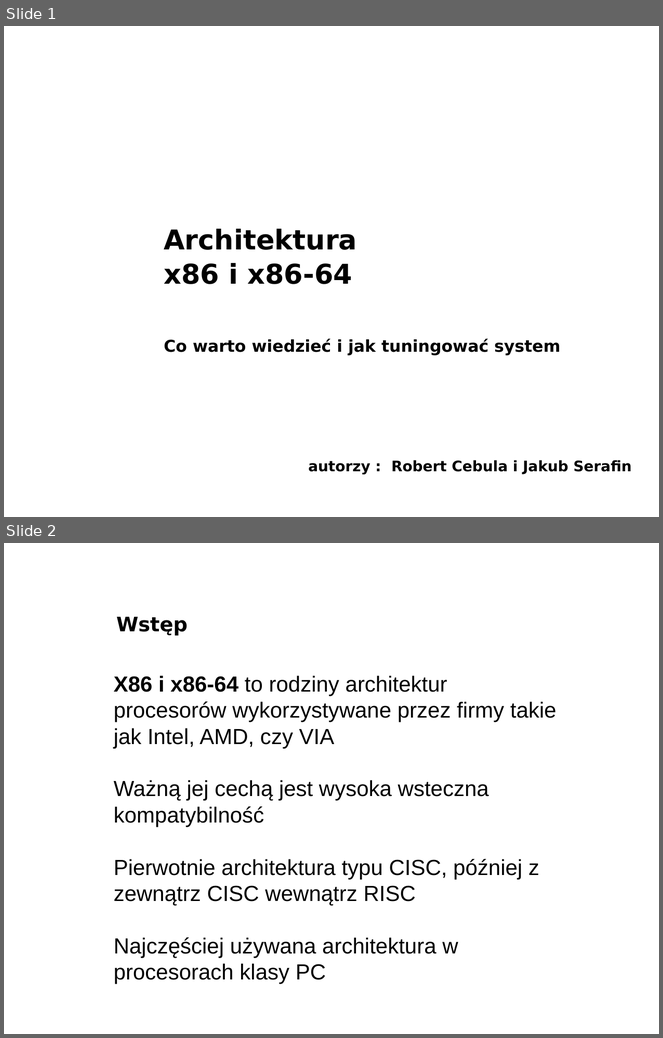
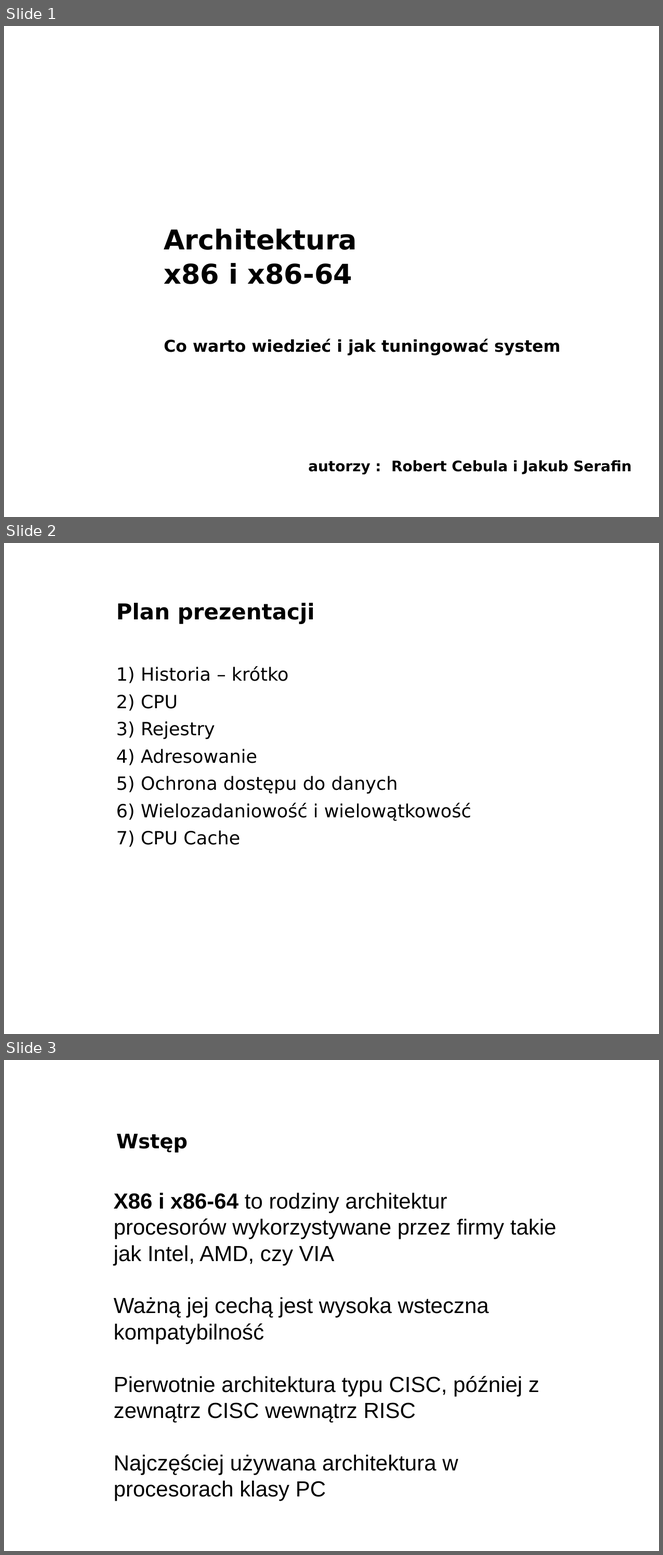
Before and after one commit to bercik/pn_prezentacja, a slide deck: prezentacja2.odp. Shown one above the other, each under a label of ours: slides 1 and 2 before the commit, slides 1, 2 and 3 after it. The pictures are 663x1038 and 663x1555 pixels, drawn with LibreOffice and Linux fonts; fonts in the diff are those of the drawing; background and template pictures are left out. Boxes give left, top, right and bottom in pixels: in the first picture for what was removed or moved away, otherwise in the second. Text is boxed around its words. In the diff, an @@ line names an element or a change of style, - is before the commit and + after.

Commit message:
dodany plan

```diff
--- a/prezentacja2.odp
+++ b/prezentacja2.odp
@@ slide 2 added at (4,543,659,1034), background picture (left out) @@
@@ title added at (116,603,315,624), 24 pt, text #000000, bold @@
+Plan prezentacji
@@ text added at (141,666,471,845), 20 pt, text #000000 @@
+1) Historia – krótko
+2) CPU
+3) Rejestry
+4) Adresowanie
+5) Ochrona dostępu do danych
+6) Wielozadaniowość i wielowątkowość
+7) CPU Cache
@@ what was slide 2 is now slide 3 @@
```
